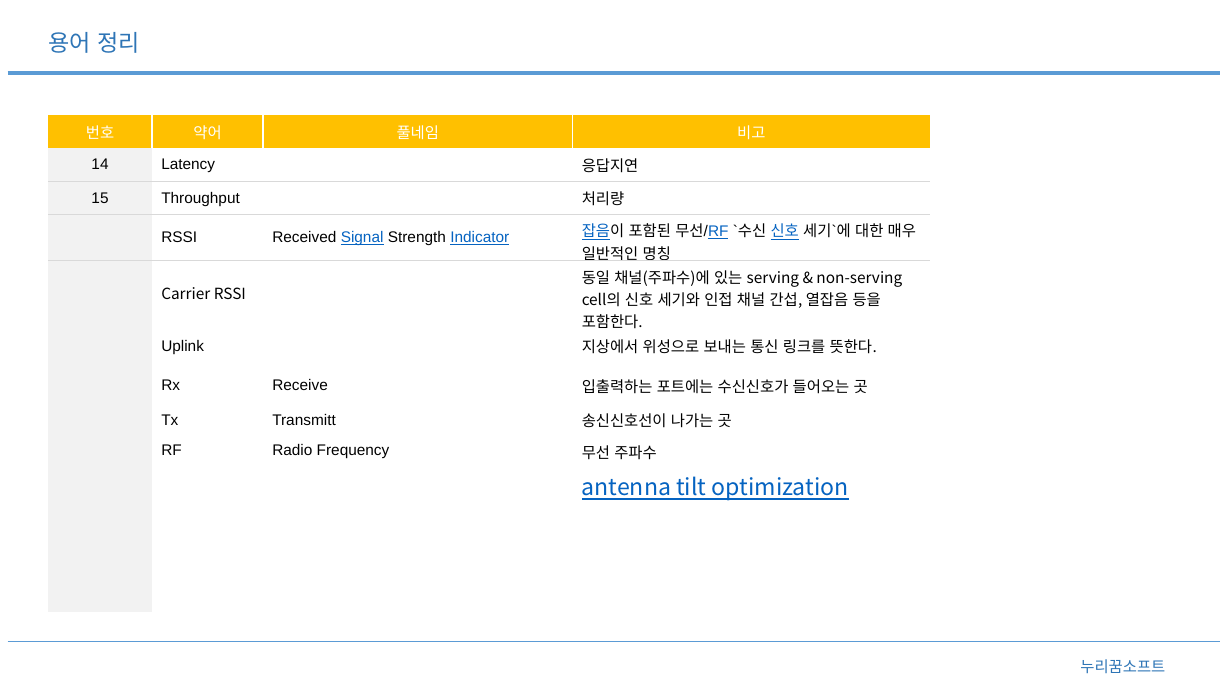
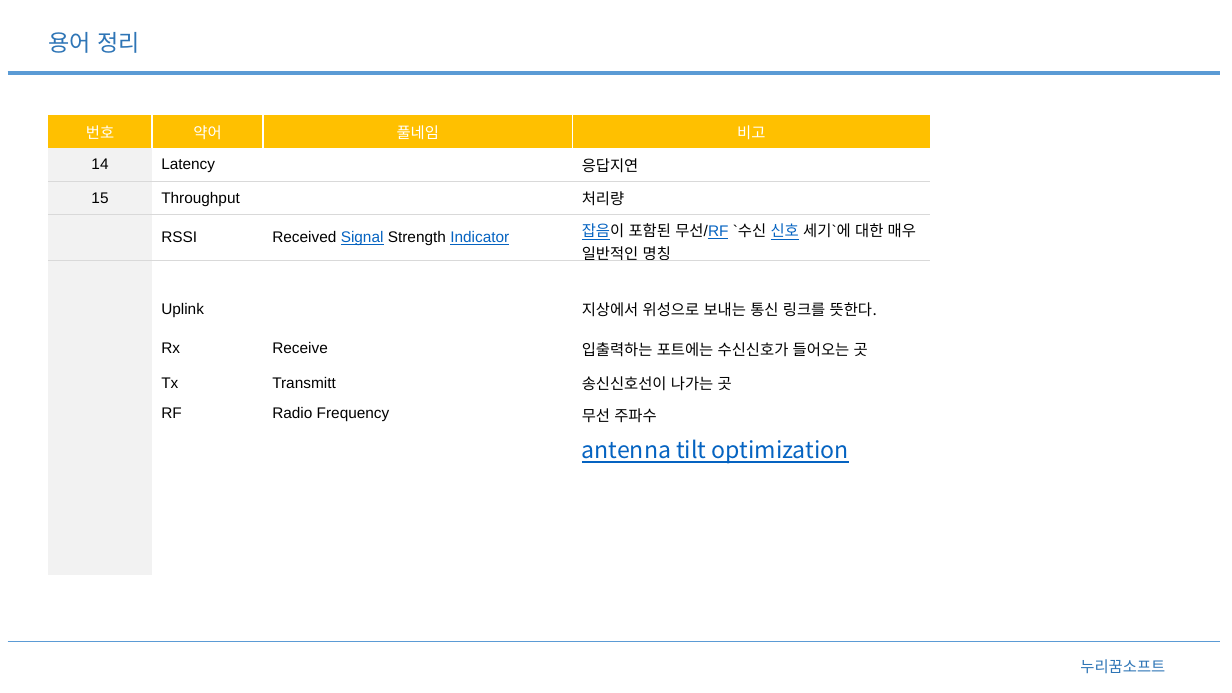
Before and after one commit to pmosoft/spark_scala, a slide deck: slide 8 of eos/01.분석/지도데이터분석.pptx. Drawn at 1232x693 pixels with LibreOffice and Linux fonts; fonts in the diff are those of the drawing. Boxes give left, top, right and bottom in pixels: in the first picture for what was removed or moved away, otherwise in the second. Text is boxed around its words. In the diff, an @@ line names an element or a change of style, - is before the commit and + after.

```diff
--- a/eos/01.분석/지도데이터분석.pptx
+++ b/eos/01.분석/지도데이터분석.pptx
@@ table at (x1=48, y1=115, x2=930, y2=575) @@
-row 5, column 2: Carrier RSSI
+row 5, column 2: 
-row 5, column 4: 동일 채널(주파수)에 있는 serving & non-serving cell의 신호 세기와 인접 채널 간섭, 열잡음 등을 포함한다.
+row 5, column 4: 
```
Also in this commit, not shown: 1 other slide changed, 1 slide added.
